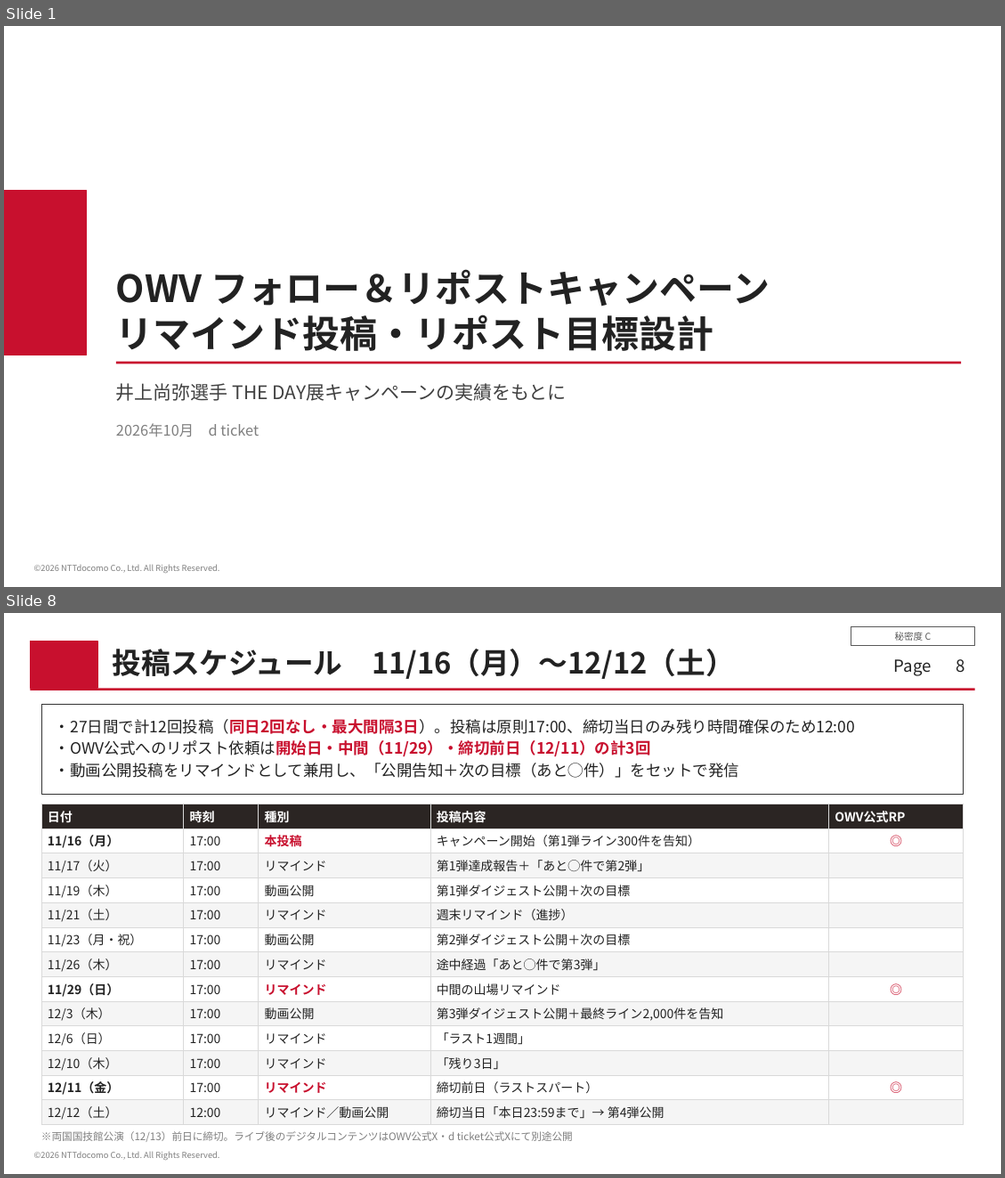
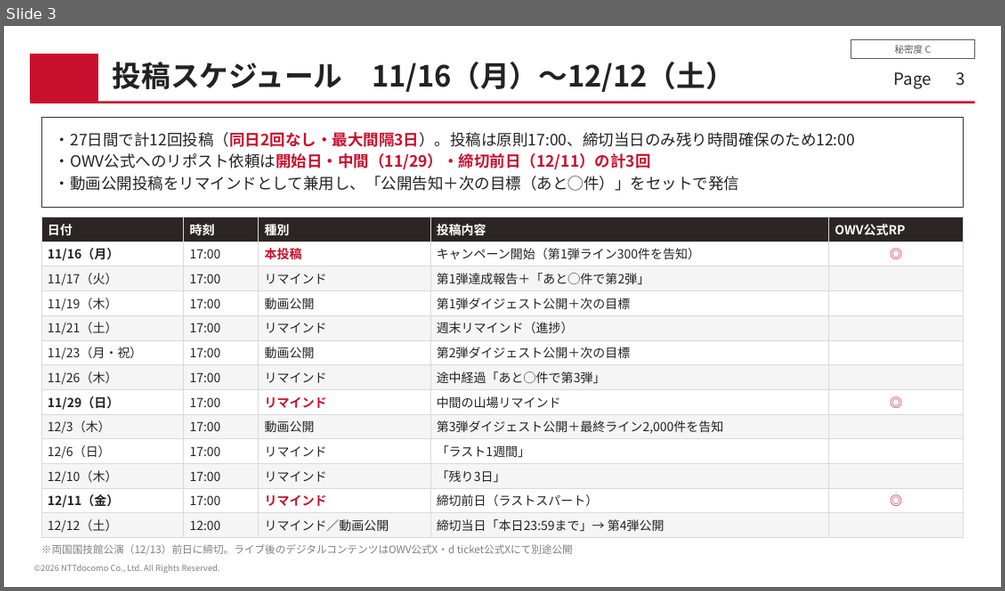
Before and after one commit to keita324/X_check, a slide deck: OWV_リマインド・リポスト目標設計.pptx. Shown one above the other, each under a label of ours: slides 1 and 8 before the commit, slide 3 after it; the slides between them are not shown. The pictures are 1005x1178 and 1005x591 pixels, drawn with LibreOffice and Linux fonts; fonts in the diff are those of the drawing. Boxes give left, top, right and bottom in pixels: in the first picture for what was removed or moved away, otherwise in the second. Text is boxed around its words. In the diff, an @@ line names an element or a change of style, - is before the commit and + after.

```diff
--- a/OWV_リマインド・リポスト目標設計.pptx
+++ b/OWV_リマインド・リポスト目標設計.pptx
@@ slide 1 removed at (4,26,1001,587), background #FFFFFF; not listed: 1 template element that a slide beside it also shows @@
@@ rectangle removed at (4,191,86,355) @@
@@ title removed at (116,269,769,351) @@
-OWV フォロー＆リポストキャンペーン
-リマインド投稿・リポスト目標設計
@@ line removed from (116, 362) to (961, 362) @@
@@ text removed at (116,383,566,401) @@
-井上尚弥選手 THE DAY展キャンペーンの実績をもとに
@@ text removed at (116,423,259,436) @@
-2026年10月 d ticket
@@ what was slide 8 is now slide 3 @@
@@ page number at (955,72,964,86): text changed @@
-8
+3
```
Also in this commit, not shown: 3 slides changed, 5 other slides removed.
